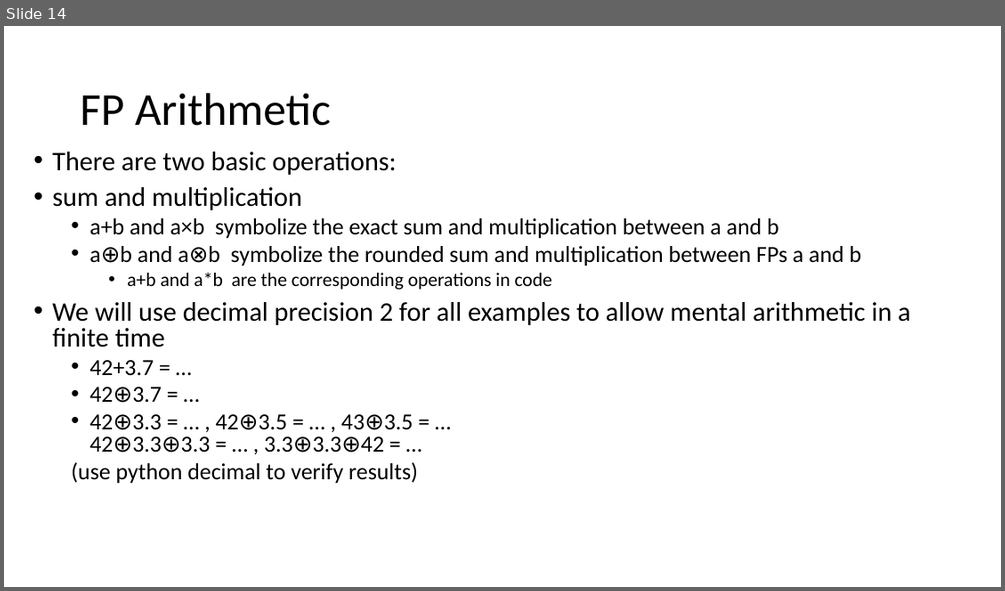
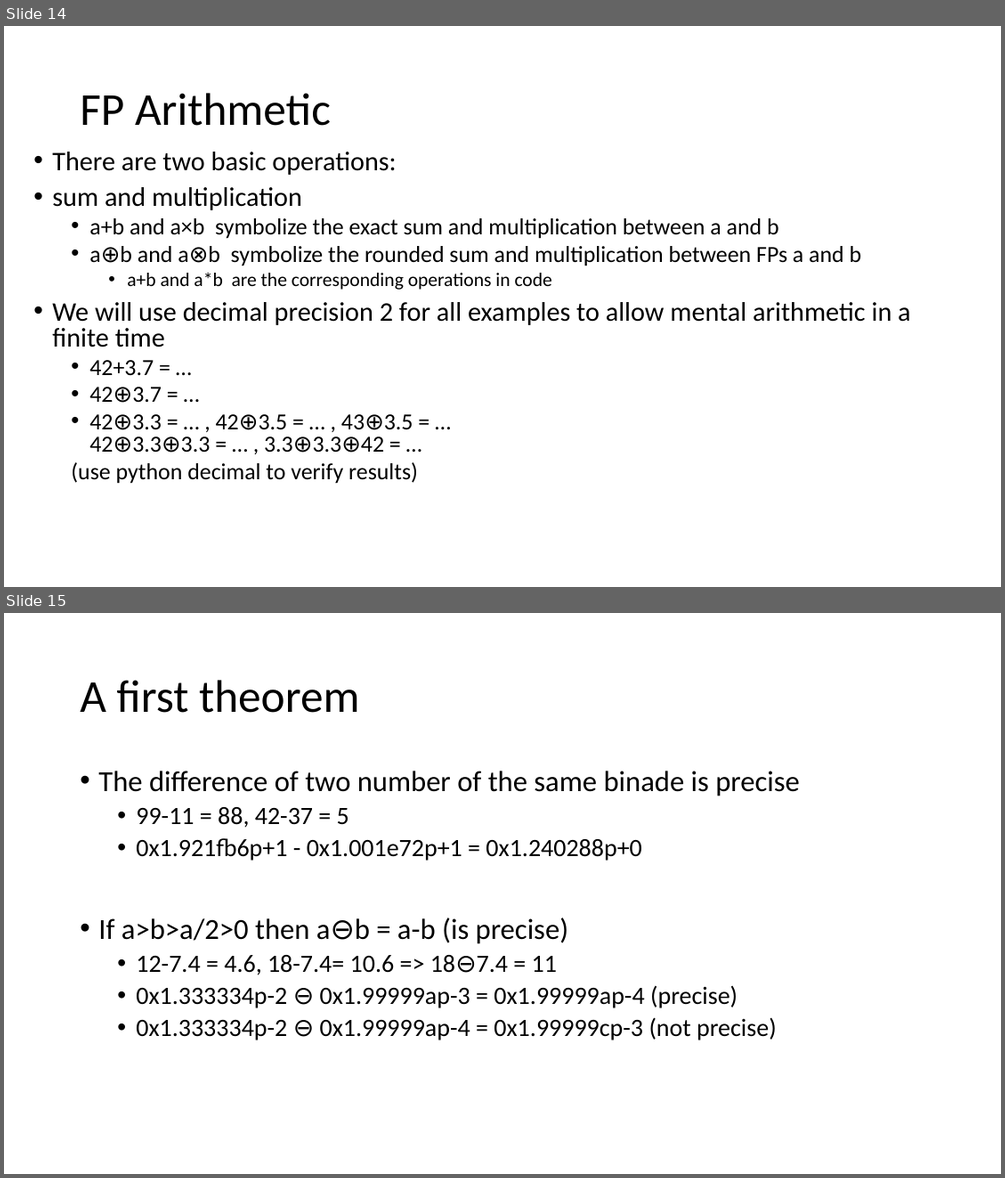
Before and after one commit to VinInn/FPCourse, a slide deck: Slides/FPforScientist.pptx. Shown one above the other, each under a label of ours: slide 14 before the commit, slides 14 and 15 after it. The pictures are 1005x591 and 1005x1178 pixels, drawn with LibreOffice and Linux fonts; fonts in the diff are those of the drawing. Boxes give left, top, right and bottom in pixels: in the first picture for what was removed or moved away, otherwise in the second. Text is boxed around its words. In the diff, an @@ line names an element or a change of style, - is before the commit and + after.

Commit message:
first theorem

```diff
--- a/Slides/FPforScientist.pptx
+++ b/Slides/FPforScientist.pptx
@@ slide 15 added at <box>4,613,1001,1174</box>, background #FFFFFF @@
@@ title added at <box>80,680,359,713</box>, 44 pt, text #000000 @@
+A first theorem
@@ text added at <box>98,771,800,1040</box>, 24 pt, text #000000 @@
+• The difference of two number of the same binade is precise
+  • 99-11 = 88, 42-37 = 5
+  • 0x1.921fb6p+1 - 0x1.001e72p+1 = 0x1.240288p+0
+• If a>b>a/2>0 then a⊖b = a-b (is precise)
+  • 12-7.4 = 4.6, 18-7.4= 10.6 => 18⊖7.4 = 11
+  • 0x1.333334p-2 ⊖ 0x1.99999ap-3 = 0x1.99999ap-4 (precise)
+  • 0x1.333334p-2 ⊖ 0x1.99999ap-4 = 0x1.99999cp-3 (not precise)
```
